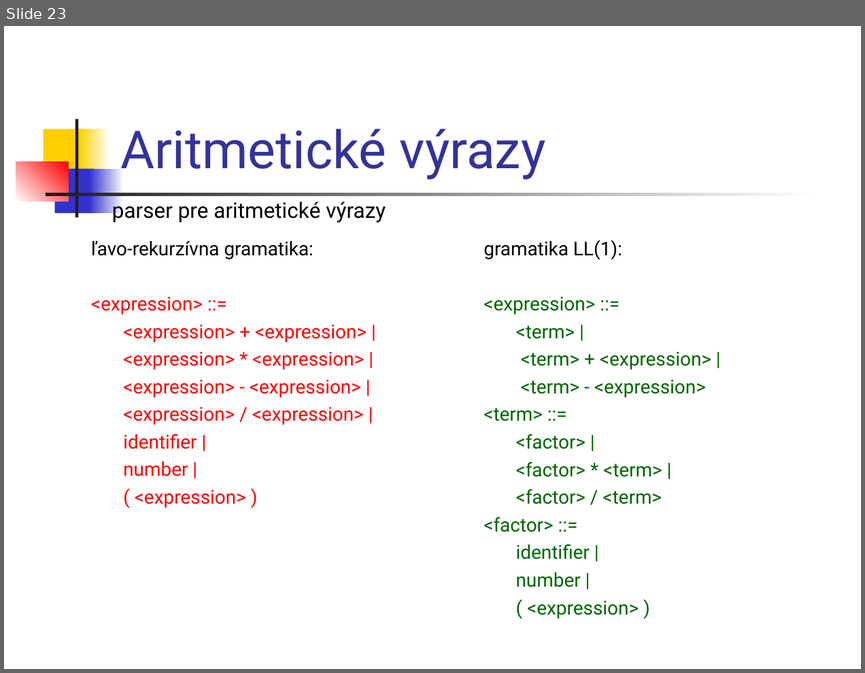
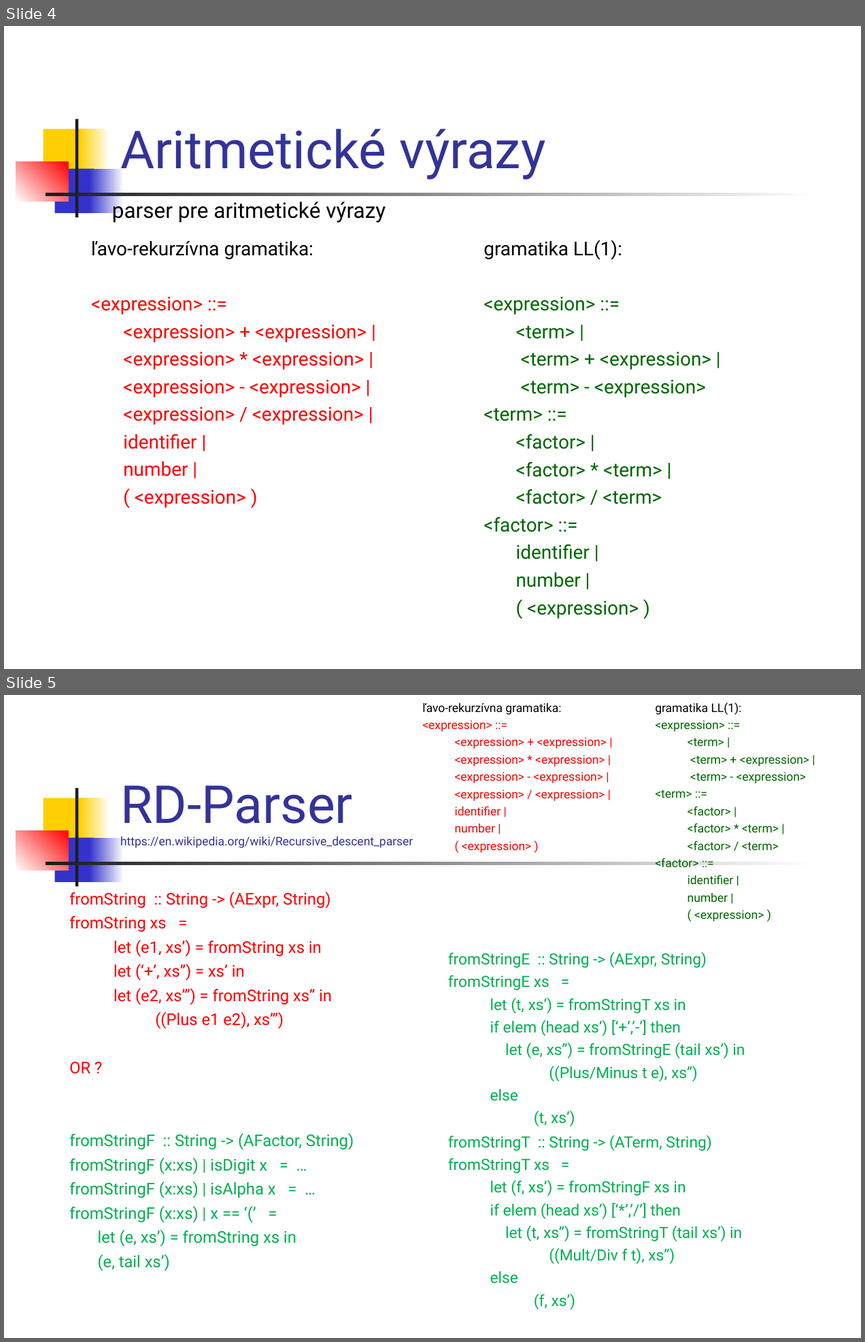
Before and after one commit to Funkcionalne/Prednasky, a slide deck: 09/09_fpro.ppt. Shown one above the other, each under a label of ours: slide 23 before the commit, slides 4 and 5 after it. The pictures are 865x673 and 865x1342 pixels, drawn with LibreOffice and Linux fonts; fonts in the diff are those of the drawing. Boxes give left, top, right and bottom in pixels: in the first picture for what was removed or moved away, otherwise in the second. Text is boxed around its words. In the diff, an @@ line names an element or a change of style, - is before the commit and + after.

```diff
--- a/09/09_fpro.ppt
+++ b/09/09_fpro.ppt
@@ slide 5 added at box(4, 695, 861, 1338), background #FFFFFF; not listed: 7 template elements that a slide beside it also shows @@
@@ text added at box(422, 703, 606, 853), 10 pt, text #FF0000 @@
+ľavo-rekurzívna gramatika:
+<expression> ::=
+<expression> + <expression> |
+<expression> * <expression> |
+<expression> - <expression> |
+<expression> / <expression> |
+identifier |
+number |
+( <expression> )
@@ text added at box(655, 702, 809, 921), 10 pt, text #006600 @@
+gramatika LL(1):
+<expression> ::=
+<term> |
+<term> + <expression> |
+<term> - <expression>
+<term> ::=
+<factor> |
+<factor> * <term> |
+<factor> / <term>
+<factor> ::=
+identifier |
+number |
+( <expression> )
@@ title added at box(120, 836, 413, 848), 10 pt, text #333399 @@
+RD-Parser
+https://en.wikipedia.org/wiki/Recursive_descent_parser
@@ text added at box(69, 892, 354, 1271), 13.6 pt, text #00B050 @@
+fromString :: String -> (AExpr, String)
+fromString xs =
+let (e1, xs’) = fromString xs in
+let (‘+’, xs’’) = xs’ in
+let (e2, xs’’’) = fromString xs’’ in
+((Plus e1 e2), xs’’’)
+OR ?
+fromStringF :: String -> (AFactor, String)
+fromStringF (x:xs) | isDigit x = …
+fromStringF (x:xs) | isAlpha x = …
+fromStringF (x:xs) | x == ‘(’ =
+let (e, xs’) = fromString xs in
+(e, tail xs’)
@@ text added at box(448, 952, 745, 1309), 12.9 pt, text #00B050 @@
+fromStringE :: String -> (AExpr, String)
+fromStringE xs =
+let (t, xs’) = fromStringT xs in
+if elem (head xs’) [‘+’,’-’] then
+let (e, xs’’) = fromStringE (tail xs’) in
+((Plus/Minus t e), xs’’)
+else
+(t, xs’)
+fromStringT :: String -> (ATerm, String)
+fromStringT xs =
+let (f, xs’) = fromStringF xs in
+if elem (head xs’) [‘*’,’/’] then
+let (t, xs’’) = fromStringT (tail xs’) in
+((Mult/Div f t), xs’’)
+else
+(f, xs’)
@@ what was slide 23 is now slide 4 @@
```
Also in this commit, not shown: 2 other slides added, 1 other file.
